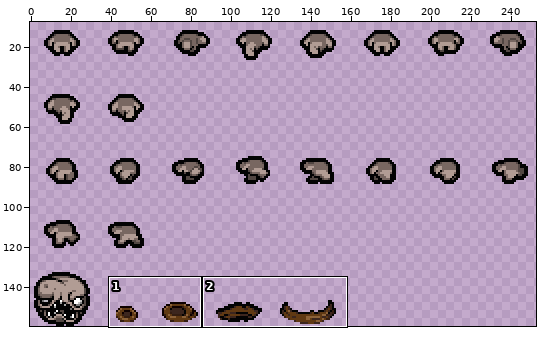
Sprite sheet: resources/gfx/monsters/cadaver.png. The picture above shows the old version from afar; the outline marks the close-up.
Close-up. Earlier state:
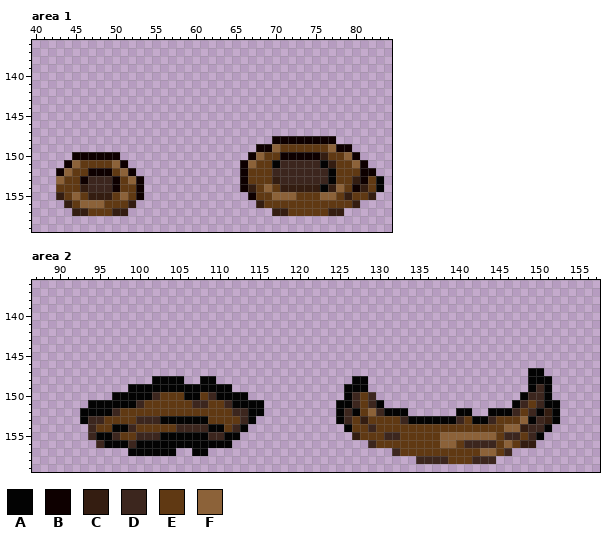
The file is 256x160 pixels. Colours within 5 levels of each other are drawn and written as one. Shown: area 1: x 40..84, y 136..159; area 2: x 87..157, y 136..159. The wide view leaves out empty margins.
Palette (. is transparent): A #030303  B #0e0000  C #341d11  D #3c261e  E #603913  F #8c6239
And afterwards:
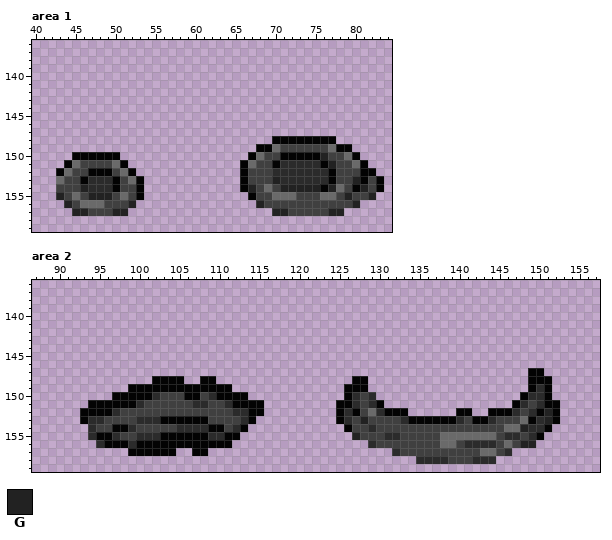
Colours new in this view: G #222222
Changes in this commit:
{"colour":"D","old":"#3c261e","new":"#2b2b2b"}
{"colour":"E","old":"#603913","new":"#404040"}
{"colour":"F","old":"#8c6239","new":"#6a6a6a"}
{"where": "area 1"}
{"y":148,"x":70,"old":"BBBBBBBB","new":"AAAAAAAA"}
{"y":149,"x":68,"old":"BB","new":"AA"}
{"y":149,"x":78,"old":"BB","new":"AA"}
{"y":150,"x":45,"old":"BBBBBB","new":"AAAAAA"}
{"y":150,"x":67,"old":"B","new":"A"}
{"y":150,"x":71,"old":"BBBBBC","new":"AAAAAG"}
{"y":150,"x":80,"old":"B","new":"A"}
{"y":151,"x":44,"old":"B","new":"A"}
{"y":151,"x":51,"old":"B","new":"A"}
{"y":151,"x":66,"old":"B","new":"A"}
{"y":151,"x":77,"old":"C","new":"G"}
{"y":151,"x":81,"old":"B","new":"A"}
{"y":152,"x":43,"old":"B","new":"A"}
{"y":152,"x":47,"old":"BBB","new":"AAA"}
{"y":152,"x":52,"old":"B","new":"A"}
{"y":152,"x":66,"old":"B","new":"A"}
{"y":152,"x":81,"old":"BB","new":"AA"}
{"y":153,"x":46,"old":"B","new":"A"}
{"y":153,"x":50,"old":"B","new":"A"}
{"y":153,"x":53,"old":"B","new":"A"}
{"y":153,"x":66,"old":"B","new":"A"}
{"y":153,"x":70,"old":"C","new":"G"}
{"y":153,"x":80,"old":"CB","new":"GA"}
{"y":154,"x":46,"old":"C","new":"G"}
{"y":154,"x":50,"old":"B","new":"A"}
{"y":154,"x":53,"old":"B","new":"A"}
{"y":154,"x":66,"old":"BC","new":"AG"}
{"y":154,"x":71,"old":"CCCCC","new":"GGGGG"}
{"y":154,"x":77,"old":"C","new":"G"}
{"y":154,"x":80,"old":"BC","new":"AG"}
{"y":155,"x":43,"old":"C","new":"G"}
{"y":155,"x":47,"old":"CCC","new":"GGG"}
{"y":155,"x":53,"old":"B","new":"A"}
{"y":155,"x":67,"old":"B","new":"A"}
{"y":155,"x":79,"old":"C","new":"G"}
{"y":155,"x":82,"old":"C","new":"G"}
{"y":156,"x":44,"old":"C","new":"G"}
{"y":156,"x":52,"old":"C","new":"G"}
{"y":156,"x":68,"old":"C","new":"G"}
{"y":156,"x":80,"old":"C","new":"G"}
{"y":157,"x":45,"old":"CC","new":"GG"}
{"y":157,"x":50,"old":"CC","new":"GG"}
{"y":157,"x":70,"old":"CC","new":"GG"}
{"y":157,"x":77,"old":"CC","new":"GG"}
{"where": "area 2"}
{"y":152,"x":151,"old":"C","new":"G"}
{"y":153,"x":128,"old":"C","new":"G"}
{"y":153,"x":151,"old":"C","new":"G"}
{"y":154,"x":148,"old":"C","new":"G"}
{"y":155,"x":127,"old":"C","new":"G"}
{"y":156,"x":148,"old":"CC","new":"GG"}
{"label":"changed","picture_box":[240,136,376,216]}
{"label":"changed","picture_box":[56,152,144,216]}
{"label":"changed","picture_box":[344,384,552,464]}
{"label":"changed","picture_box":[88,392,248,448]}
